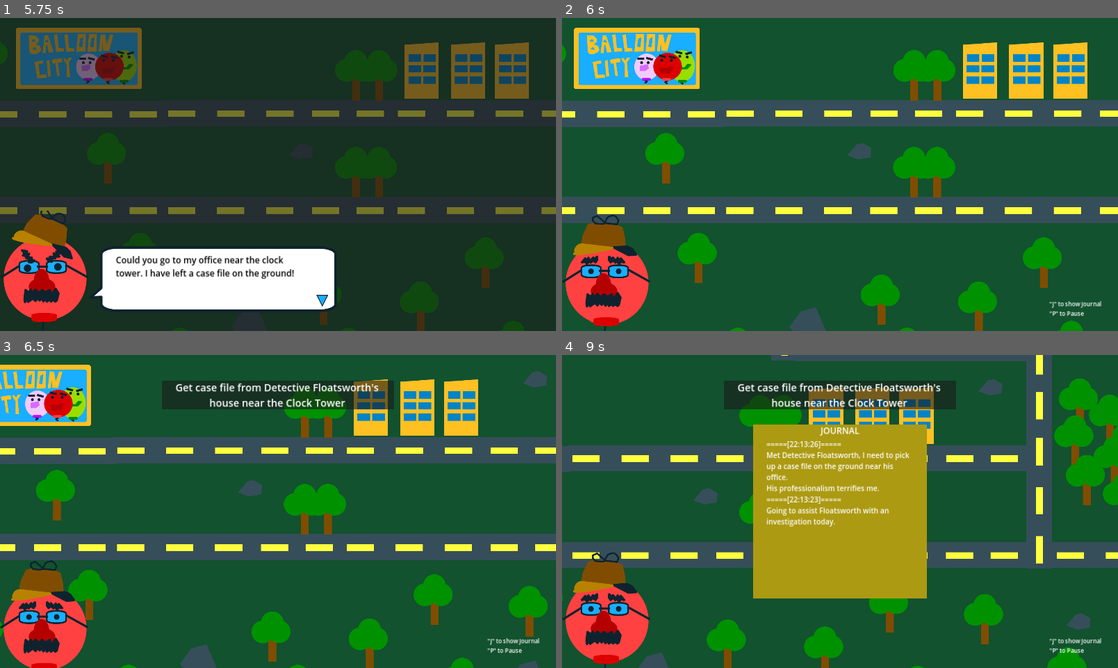
Above: before the commit, frames 1-4 (two rows, left to right).
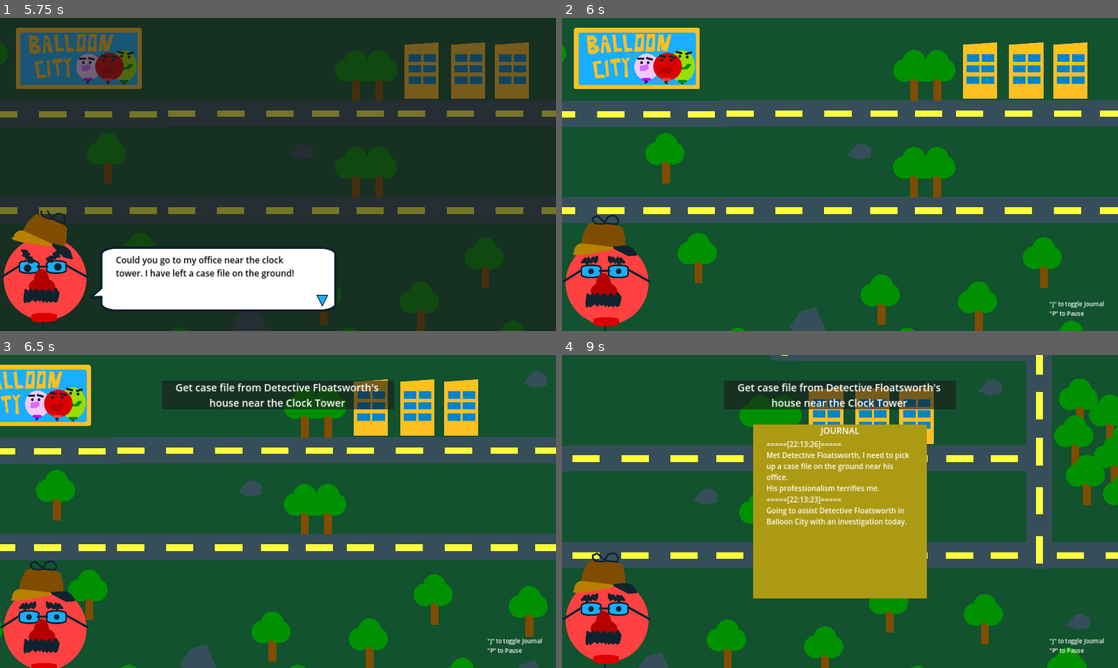
Above: after the commit, the same moments.

Repository: mathew-tran/theanajam22
Game: Godot game, scene res://Scenes/Main.tscn
Same seed, same stepped clock (60 frames per second), same inputs: the game is played once before the commit and once after it.
Inputs (mouse positions are in pixels of both pictures, inside the frame that each line leads up to):
- Up to frame 1 (5.75 s): move the mouse to (400, 158) at 0.52 s; press the mouse at (400, 158) at 0.53 s; hold D (move_right) 0.53-1.28 s; move the mouse to (166, 190) at 1.27 s; release the mouse at (166, 190) at 1.28 s; hold S (move_down) 1.28-2.03 s; tap J (journal) at 1.35, 5.1 s; click (166, 190) at 1.55 s; move the mouse to (333, 105) at 2.02 s; press the mouse at (333, 105) at 2.03 s; hold D (move_right) 2.03-2.78 s; move the mouse to (250, 237) at 2.77 s; release the mouse at (250, 237) at 2.78 s; hold W (move_up) 2.78-3.53 s; tap Mouse wheel down (scroll_down) at 2.85 s; click (250, 237) at 3.05 s; move the mouse to (444, 221) at 3.52 s; press the mouse at (444, 221) at 3.53 s; hold A (move_left) 3.53-5.03 s; tap Mouse wheel up (scroll_up) at 3.6 s; move the mouse to (111, 127) at 4.27 s; release the mouse at (111, 127) at 4.28 s; click (111, 127) at 4.35 s; move the mouse to (305, 174) at 5.02 s; press the mouse at (305, 174) at 5.03 s; hold S (move_down) from 5.03 s (still down)
- Up to frame 2 (6 s): move the mouse to (756, 96) at 5.77 s; release S (move_down) at 5.78 s; release the mouse at (756, 96) at 5.78 s; hold D (move_right) from 5.78 s (still down); click (756, 96) at 5.85 s
- Up to frame 3 (6.5 s): keep holding D (move_right)
- Up to frame 4 (9 s): move the mouse to (962, 495) at 6.52 s; release D (move_right) at 6.53 s; press the mouse at (962, 495) at 6.53 s; hold W (move_up) 6.53-7.28 s; tap Mouse wheel down (scroll_down) at 6.6 s; move the mouse to (728, 527) at 7.27 s; release the mouse at (728, 527) at 7.28 s; hold D (move_right) 7.28-8.03 s; tap Mouse wheel up (scroll_up) at 7.35 s; click (728, 527) at 7.55 s; move the mouse to (895, 442) at 8.02 s; press the mouse at (895, 442) at 8.03 s; hold S (move_down) 8.03-8.78 s; move the mouse to (812, 574) at 8.77 s; release the mouse at (812, 574) at 8.78 s; hold A (move_left) from 8.78 s (still down); tap J (journal) at 8.85 s

Frame 1 is identical in both runs. In frame 2, less than 0.1% of the frame differs, in the area x 90-98%, y 90-93%; in frame 3, less than 0.1%; in frame 4, 0.6%, in the area x 36-98%, y 48-93%.

Commit message:
add more to the story

Diff:
--- a/Prefabs/Environment/DeadFriend.tscn
+++ b/Prefabs/Environment/DeadFriend.tscn
@@ -1,14 +1,14 @@
 [gd_scene load_steps=4 format=3 uid="uid://c4dj6j2f40cmo"]
 
 [ext_resource type="Texture2D" uid="uid://bq2y4f58fxyis" path="res://Art/DeadFriend.svg" id="1_1v0pi"]
-[ext_resource type="Script" path="res://Scripts/Game/ClickableObject.gd" id="2_5dl6m"]
+[ext_resource type="Script" path="res://Scripts/Game/MissionDeadFriend.gd" id="2_2gm2o"]
 
 [sub_resource type="RectangleShape2D" id="RectangleShape2D_cr6xy"]
 size = Vector2(264, 58)
 
 [node name="DeadFriend" type="Sprite2D"]
 texture = ExtResource("1_1v0pi")
-script = ExtResource("2_5dl6m")
+script = ExtResource("2_2gm2o")
 DefaultContent = "This is the victim. I wonder what happened."
 
 [node name="Area2D" type="Area2D" parent="."]
--- a/Prefabs/UI/Journal.tscn
+++ b/Prefabs/UI/Journal.tscn
@@ -44,16 +44,16 @@
 vertical_alignment = 1
 
 [node name="ScrollContainer" type="ScrollContainer" parent="Panel"]
-custom_minimum_size = Vector2(500, 500)
+custom_minimum_size = Vector2(500, 200)
 layout_mode = 1
 anchors_preset = 8
 anchor_left = 0.5
 anchor_top = 0.5
 anchor_right = 0.5
 anchor_bottom = 0.5
-offset_left = -250.0
+offset_left = -254.0
 offset_top = -250.0
-offset_right = 250.0
+offset_right = 254.0
 offset_bottom = 250.0
 grow_horizontal = 2
 grow_vertical = 2
--- a/Prefabs/UI/PlayerUI.tscn
+++ b/Prefabs/UI/PlayerUI.tscn
@@ -214,5 +214,5 @@
 offset_right = 1863.0
 offset_bottom = 1031.0
 theme_override_font_sizes/font_size = 20
-text = "\"J\" to show Journal
+text = "\"J\" to toggle Journal
 \"P\" to Pause"
--- a/Scripts/Autoload/EventManager.gd
+++ b/Scripts/Autoload/EventManager.gd
@@ -23,6 +23,9 @@
 signal Mission1EnableCase
 signal MissionCasePickup
 
+signal Mission1EnableDeadFriend
+signal Mission1DeadFriendFound
+
 var bIsInDialogue = false
 var bIsInPauseMenu = false
 
--- a/Scripts/Game/Mission1.gd
+++ b/Scripts/Game/Mission1.gd
@@ -2,7 +2,7 @@
 
 func ActivateMission():
 
-	EventManager.AddJournalEntry.emit("Going to assist Floatsworth with an investigation today.")
+	EventManager.AddJournalEntry.emit("Going to assist Detective Floatsworth in Balloon City with an investigation today.")
 
 	var content1 = "Welcome fellow detective.\nI need some help on this case. \nCan you help me?"
 	EventManager.InjectDetDialogue.emit(content1)
@@ -28,8 +28,27 @@
 
 	EventManager.ClearObjective.emit()
 
-	var content3 = "Nice job finding it!\nSo let's see here.."
+	var content3 = "Nice job finding it!\nSo let's see here..\n.. So there's a potential murder. Puncture wounds. The body is somewhere south east of here.\nShould be easy to find."
 	EventManager.InjectDetDialogue.emit(content3)
+
+	await EventManager.InjectDetDialogueComplete
+
+	EventManager.AddJournalEntry.emit("Picked up the case file. We are looking at a potential murder. We need to look for the body somewhere south east of the city.")
+	EventManager.InjectObjective.emit("Find the body")
+
+	EventManager.Mission1EnableDeadFriend.emit()
+
+	await EventManager.Mission1DeadFriendFound
+
+	EventManager.InjectDetEmote.emit(EventManager.EMOTE.SAD)
+	EventManager.ClearObjective.emit()
+
+	var content4 = "Oh.. I know this fellow. His name was Benny.\n.. Benny was always tying knots in his string. Said it helped him think, but he was always left all tangled up."
+	EventManager.InjectDetDialogue.emit(content4)
+
+	EventManager.AddJournalEntry.emit("Victim's name was Benny. Detective Floatsworth seems to have known him.")
+	EventManager.InjectDetDialogueComplete
+
 
 func DeactivateMission():
 	pass
--- a/Scripts/Game/MissionCaseFile.gd
+++ b/Scripts/Game/MissionCaseFile.gd
@@ -12,4 +12,4 @@
 		EventManager.MissionCasePickup.emit()
 		queue_free()
 	else:
-		EventManager.InjectDetDialogue.emit("DefaultContent")
+		EventManager.InjectDetDialogue.emit(DefaultContent)
--- /dev/null
+++ b/Scripts/Game/MissionDeadFriend.gd
@@ -0,0 +1,16 @@
+extends ClickableObject
+
+func _ready():
+	EventManager.connect("Mission1EnableDeadFriend", Callable(self, "OnMission1EnableDeadFriend"))
+
+
+func OnMission1EnableDeadFriend():
+	bIsEnabled = true
+
+func SuccessfulMouseClick():
+	if bIsEnabled:
+		EventManager.Mission1DeadFriendFound.emit()
+		DefaultContent = "Poor Benny... We got to find out how did this!"
+		bIsEnabled = false
+	else:
+		EventManager.InjectDetDialogue.emit(DefaultContent)
--- a/Scripts/UI/PlayerUI.gd
+++ b/Scripts/UI/PlayerUI.gd
@@ -137,11 +137,11 @@
 	s = s.strip_edges()
 	var splitString = s.split("\n")
 	for split in splitString:
-		if len(split) >= 100:
+		if len(split) >= 150:
 			var words = split.split(" ")
 			var sentence = ""
 			for word in words:
-				if len(sentence) + len(word) < 100:
+				if len(sentence) + len(word) < 150:
 					sentence += word + " "
 				else:
 					result.append(sentence)
